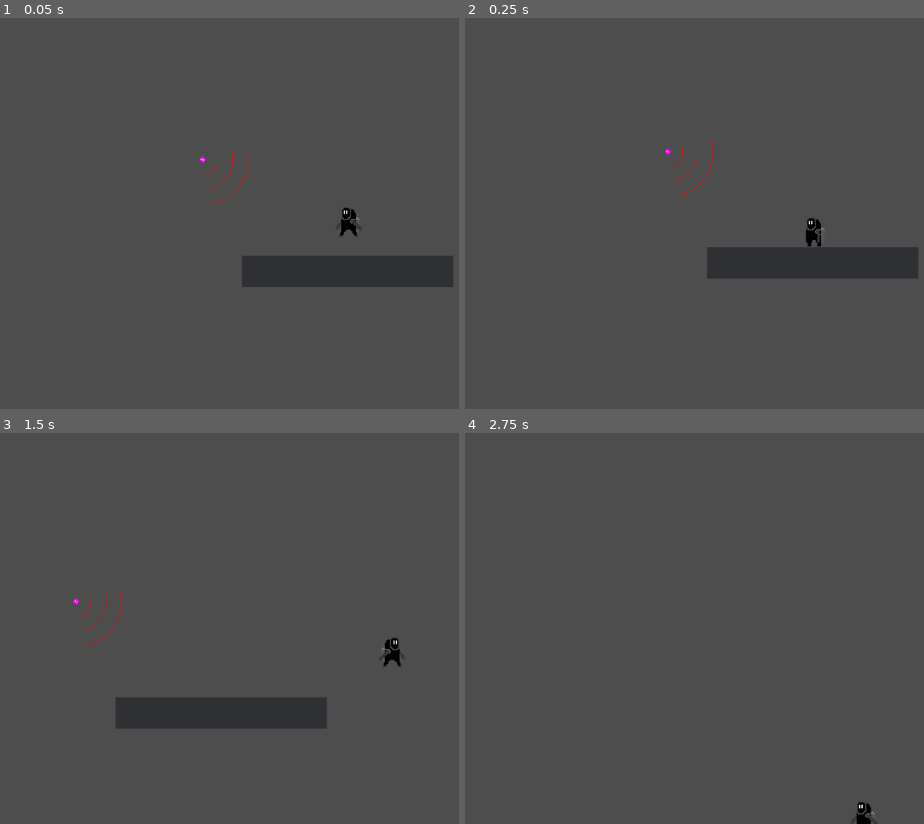
Above: before the commit, frames 1-4 (two rows, left to right).
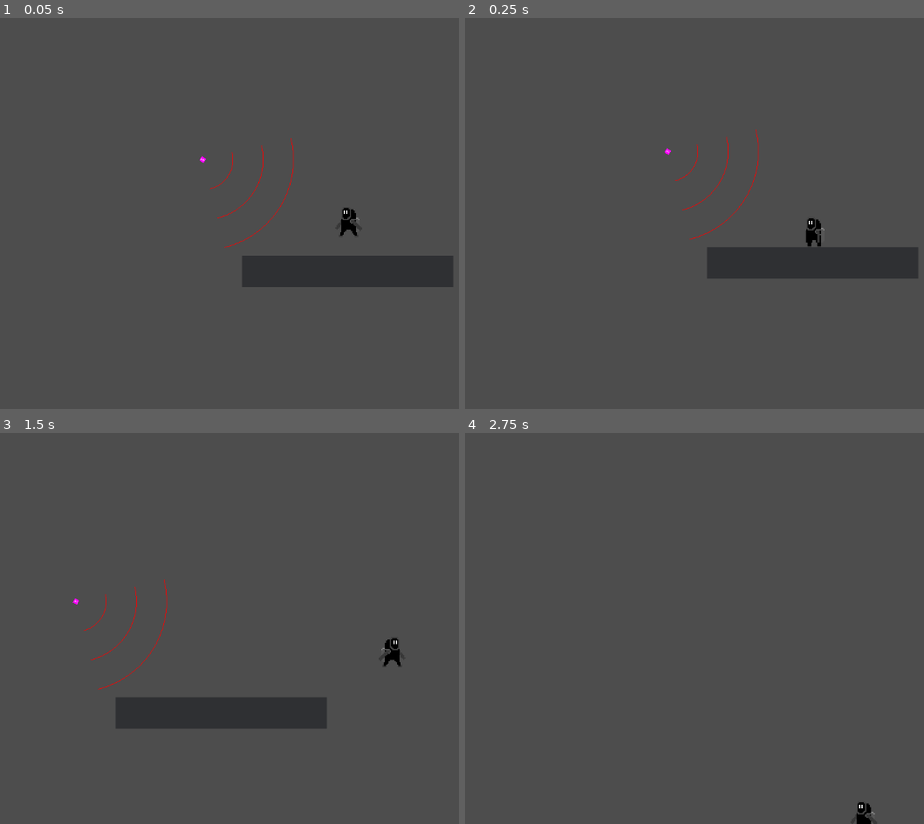
Above: after the commit, the same moments.

Repository: Mikey-Mikey/Untitled-Stealth-Game
Game: Godot game, scene res://world.tscn
Same seed, same stepped clock (60 frames per second), same inputs: the game is played once before the commit and once after it.
Inputs:
- Up to frame 1 (0.05 s): no input
- Up to frame 2 (0.25 s): no input
- Up to frame 3 (1.5 s): hold D (move_right) from 0.53 s (still down); tap W (jump) at 0.77 s
- Up to frame 4 (2.75 s): tap W (jump) at 1.52 s; release D (move_right) at 2.03 s; hold A (move_left) from 2.03 s (still down)

The runs differ from the first frame. In frame 1, 0.2% of the frame differs, in the area x 44-65%, y 30-59%; in frame 2, 0.2%; in frame 3, 0.2%; in frame 4, nothing differs.
Error in both runs: Invalid access to property or key 'global_position' on a base object of type 'Nil'. (res://Scripts/detector.gd:27)

Commit message:
Add game gd to world

Diff:
--- a/Scenes/camera.tscn
+++ b/Scenes/camera.tscn
@@ -12,6 +12,7 @@
 
 [node name="Detector" type="Node2D" parent="."]
 script = ExtResource("1_cbcqr")
+detection_distance = 200.0
 
 [node name="Sprite2D" type="Sprite2D" parent="."]
 texture = SubResource("PlaceholderTexture2D_bg6a0")
--- a/world.tscn
+++ b/world.tscn
@@ -1,12 +1,14 @@
-[gd_scene load_steps=4 format=3 uid="uid://d4npwi634bhr0"]
+[gd_scene load_steps=5 format=3 uid="uid://d4npwi634bhr0"]
 
 [ext_resource type="PackedScene" uid="uid://b35uon1hxks68" path="res://Scenes/player.tscn" id="1_22vpi"]
+[ext_resource type="Script" path="res://Scripts/game.gd" id="1_bcia4"]
 [ext_resource type="PackedScene" uid="uid://butlpm62pj33k" path="res://Scenes/camera.tscn" id="2_e3rn2"]
 
 [sub_resource type="RectangleShape2D" id="RectangleShape2D_odk57"]
 size = Vector2(349, 52)
 
 [node name="World" type="Node2D"]
+script = ExtResource("1_bcia4")
 
 [node name="Player" parent="." instance=ExtResource("1_22vpi")]
 position = Vector2(524, 258)
